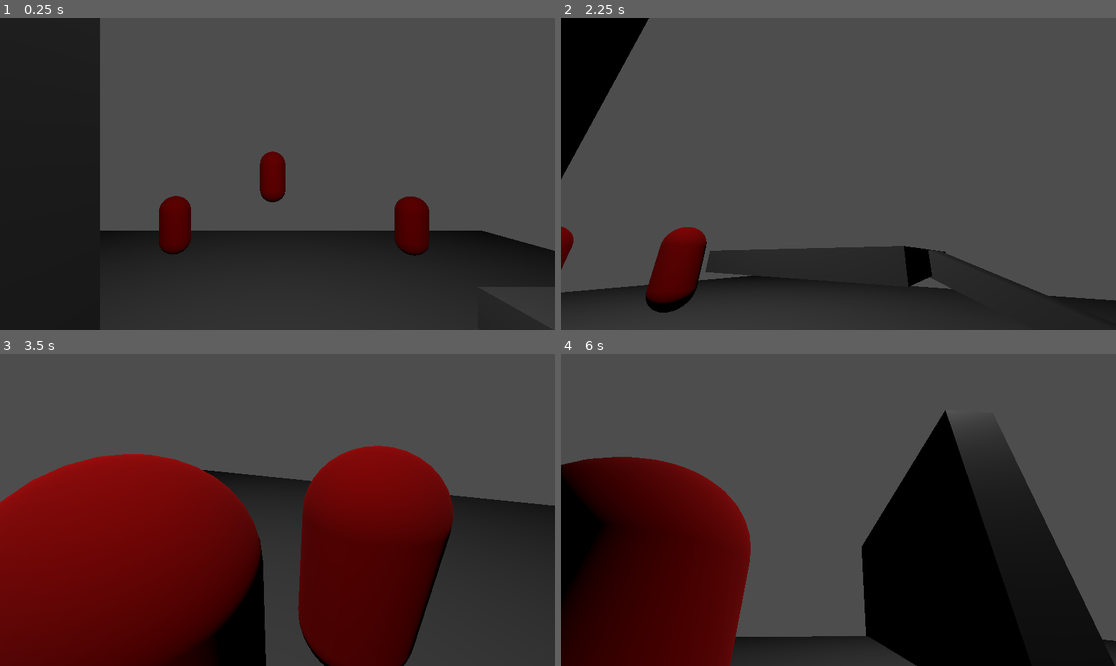
Above: before the commit, frames 1-4 (two rows, left to right).
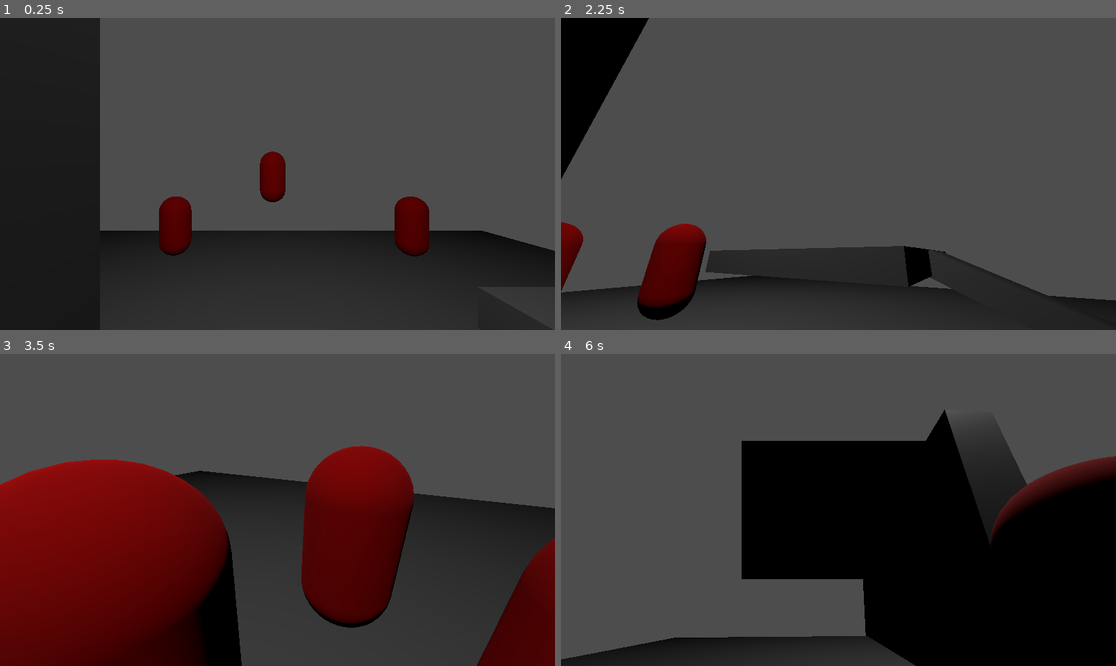
Above: after the commit, the same moments.

Repository: EstebanGonzalez20/Shattered-Echoes
Game: Godot game, scene res://Testing/Enemies_AI/test_enemies.tscn
Same seed, same stepped clock (60 frames per second), same inputs: the game is played once before the commit and once after it.
Inputs (mouse positions are in pixels of both pictures, inside the frame that each line leads up to):
- Up to frame 1 (0.25 s): no input
- Up to frame 2 (2.25 s): move the mouse to (866, 174) at 0.52 s; hold W (move_forward) from 0.53 s (still down); click (866, 174) at 0.6 s; tap Space (jump) at 0.77, 1.52 s; move the mouse to (810, 174) at 1.27 s; right-click (810, 174) at 1.35 s; move the mouse to (849, 167) at 2.02 s; click (849, 167) at 2.1 s
- Up to frame 3 (3.5 s): keep holding W (move_forward); move the mouse to (271, 516) at 2.77 s; right-click (271, 516) at 2.85 s; tap Space (jump) at 3.02 s
- Up to frame 4 (6 s): move the mouse to (877, 513) at 3.52 s; click (877, 513) at 3.6 s; tap Space (jump) at 3.77, 4.52 s; move the mouse to (794, 506) at 4.27 s; right-click (794, 506) at 4.35 s; move the mouse to (844, 510) at 5.02 s; click (844, 510) at 5.1 s; move the mouse to (816, 503) at 5.77 s; release W (move_forward) at 5.78 s; hold D (move_right) from 5.78 s (still down); right-click (816, 503) at 5.85 s

The runs differ from the first frame. In frame 1, less than 0.1% of the frame differs, in the area x 28-78%, y 57-77%; in frame 2, 1.1%; in frame 3, 17%; in frame 4, 38%, in the area x 0-100%, y 17-100%.

Commit message:
Arregla el comportamiento de los enemigos, haciendo que se eviten entre ellos

Diff:
--- a/Content/Characters/player.tscn
+++ b/Content/Characters/player.tscn
@@ -82,7 +82,7 @@
 
 [node name="Player" type="CharacterBody3D" unique_id=1584554695 groups=["players"]]
 collision_layer = 2
-collision_mask = 7
+collision_mask = 31
 
 [node name="Head" type="Node3D" parent="." unique_id=44642953]
 transform = Transform3D(1, 0, 0, 0, 1, 0, 0, 0, 1, 0, 0.5, 0)
--- a/Content/Enemies/enemy.tscn
+++ b/Content/Enemies/enemy.tscn
@@ -23,8 +23,8 @@
 
 [sub_resource type="Resource" id="Resource_n3jev"]
 script = ExtResource("3_61iar")
-max_player_distance = 1.0
-min_player_distance = 7.0
+max_player_distance = 3.0
+min_player_distance = 2.0
 
 [sub_resource type="Resource" id="Resource_6ylue"]
 script = ExtResource("5_qxkvb")
@@ -35,7 +35,8 @@
 size = Vector3(0.7, 1.5, 0.7)
 
 [node name="Enemy" type="CharacterBody3D" unique_id=323666946 groups=["enemies"]]
-collision_mask = 2
+collision_layer = 4
+collision_mask = 15
 
 [node name="MeshInstance3D" type="MeshInstance3D" parent="." unique_id=1197185182]
 mesh = SubResource("CapsuleMesh_do21r")
@@ -44,6 +45,12 @@
 shape = SubResource("CapsuleShape3D_hggra")
 
 [node name="NavigationAgent3D" type="NavigationAgent3D" parent="." unique_id=135100718]
+path_height_offset = 0.1
+avoidance_enabled = true
+radius = 0.6
+neighbor_distance = 10.0
+max_neighbors = 15
+time_horizon_agents = 1.5
 
 [node name="EntityComponent" type="Node" parent="." unique_id=1312685923]
 script = ExtResource("1_rvfqy")
--- a/Content/Projectiles/melee.tscn
+++ b/Content/Projectiles/melee.tscn
@@ -8,7 +8,7 @@
 
 [node name="melee" type="Area3D" unique_id=1017382992 groups=["projectiles"]]
 collision_layer = 8
-collision_mask = 10
+collision_mask = 15
 
 [node name="CollisionShape3D" type="CollisionShape3D" parent="." unique_id=1184337528]
 shape = SubResource("BoxShape3D_s6jku")
--- a/Engine/Systems/enemy_movement_system.gd
+++ b/Engine/Systems/enemy_movement_system.gd
@@ -20,8 +20,8 @@
 		direction = direction.normalized()
 		target_velocity = direction * enemy_move.base_value
 
-	# aceleración de 0.5 segundos
-	var accel_time = 0.5
+	# aceleración de 0.2 segundos
+	var accel_time = 0.2
 	var acceleration = enemy_move.base_value / accel_time
 
 	var current_horizontal = Vector3(enemy_move.velocity.x, 0, enemy_move.velocity.z)
